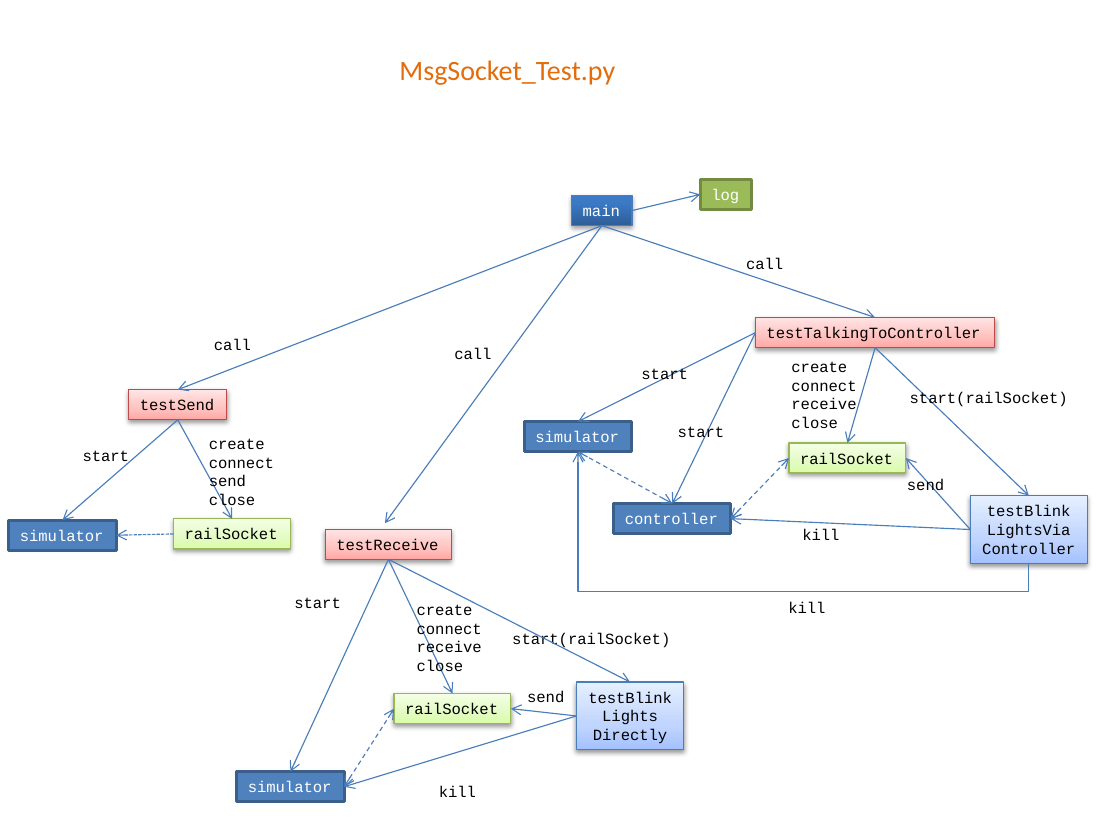
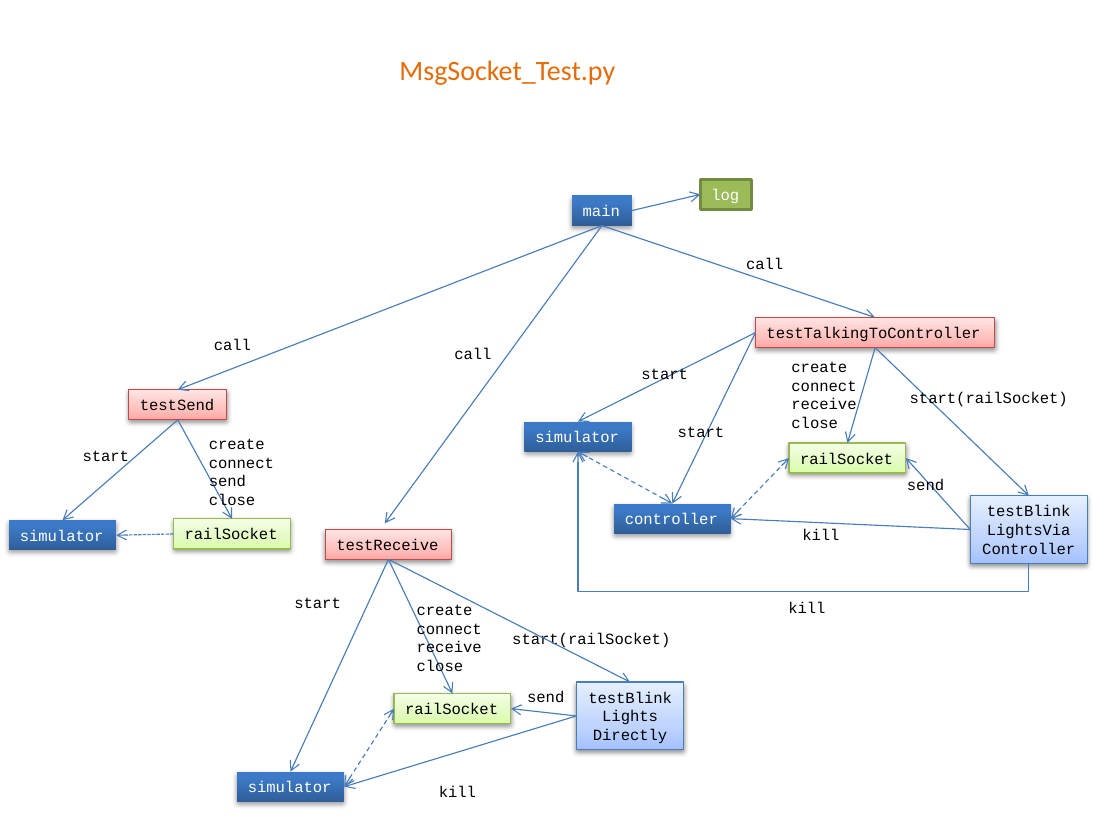
Before and after one commit to mlozborne/motin, a slide deck: slide 8 of Scripting/ScriptingDocumenation/DesignDiagrams.pptx. Drawn at 1120x840 pixels with LibreOffice and Linux fonts; fonts in the diff are those of the drawing. Boxes give left, top, right and bottom in pixels: in the first picture for what was removed or moved away, otherwise in the second. Text is boxed around its words. In the diff, an @@ line names an element or a change of style, - is before the commit and + after.

```diff
--- a/Scripting/ScriptingDocumenation/DesignDiagrams.pptx
+++ b/Scripting/ScriptingDocumenation/DesignDiagrams.pptx
@@ fill #4F81BD to gradient #2F5F99 to #3D7CC7 to #3A7CCB; outline #3A5F8C 2 pt to none; shadow on in 4 elements at (x1=9, y1=520, x2=116, y2=550), (x1=236, y1=772, x2=344, y2=802), (x1=614, y1=504, x2=730, y2=534), (x1=524, y1=421, x2=632, y2=451) @@
```
Also in this commit, not shown: 7 other slides changed, 4 other files.
